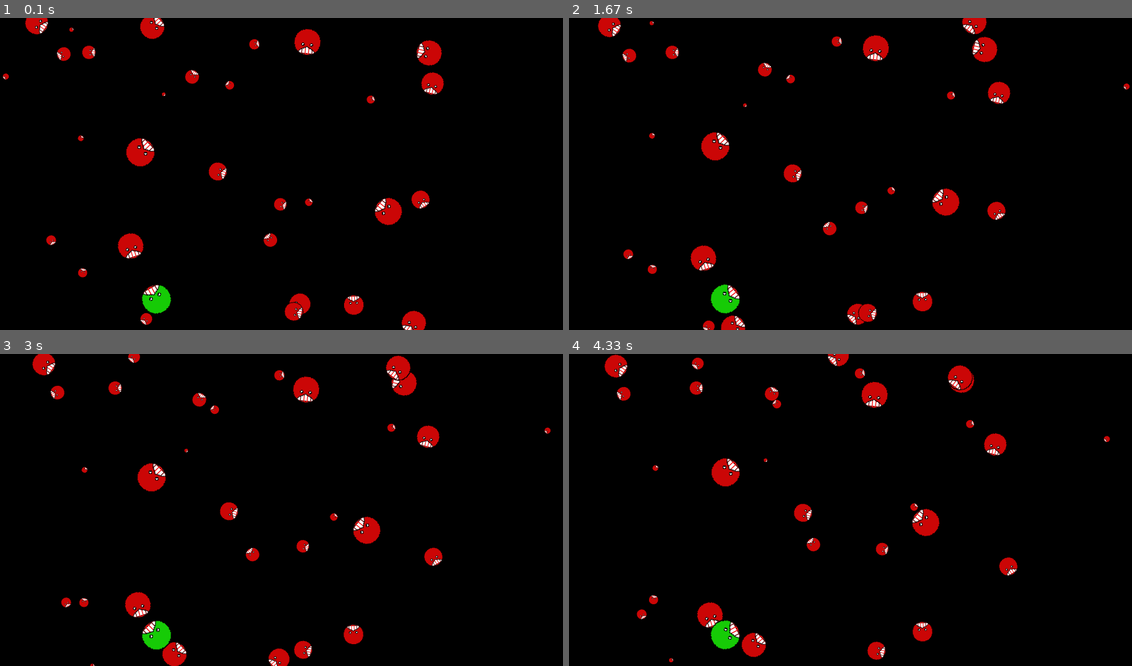
Above: before the commit, frames 1-4 (two rows, left to right).
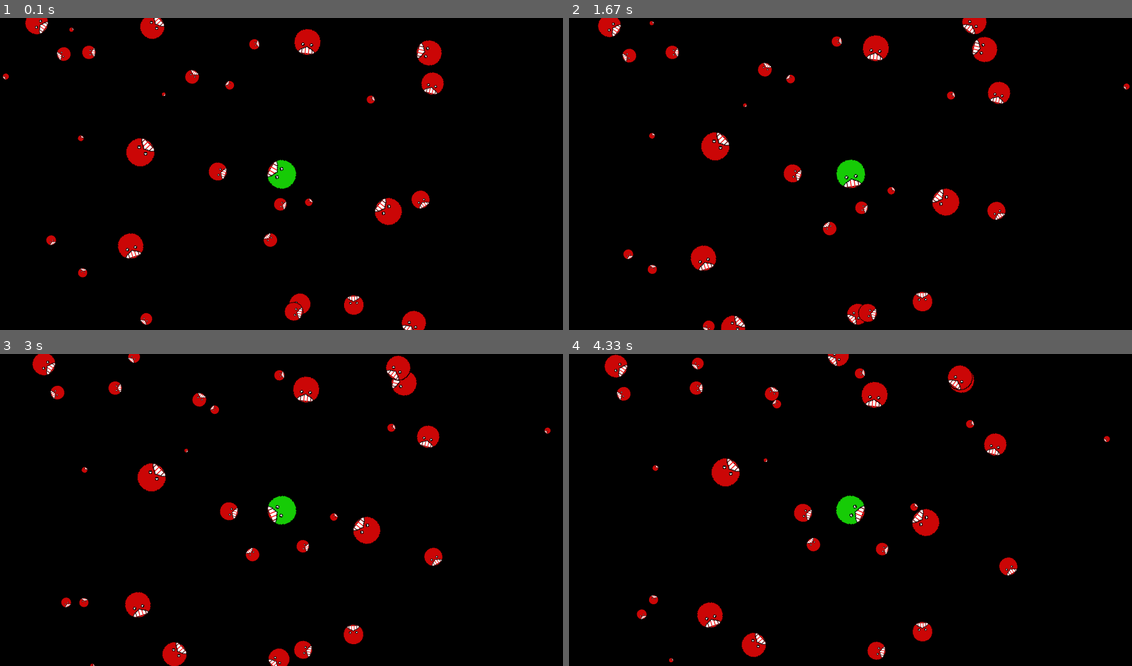
Above: after the commit, the same moments.

Repository: getb1/absorber_game
Game: pygame game, started from src/main.py
The game is run twice, just before and just after one commit, with the same random seed, the same clock (stepped at 60 frames per second) and the same inputs.
Inputs (mouse positions are in pixels of both pictures, inside the frame that each line leads up to):
- Up to frame 1 (0.1 s): no input
- Up to frame 2 (1.67 s): hold Right 0.33-0.8 s; move the mouse to (827, 186) at 0.37 s; hold Up 0.88-1.18 s; move the mouse to (1030, 164) at 0.92 s; hold Right from 1.22 s (still down); move the mouse to (856, 195) at 1.25 s
- Up to frame 3 (3 s): release Right at 1.68 s; hold Left 1.72-2.25 s; move the mouse to (146, 513) at 1.75 s; hold Down 2.28-2.58 s; move the mouse to (337, 578) at 2.32 s; hold Left from 2.62 s (still down); move the mouse to (106, 581) at 2.65 s
- Up to frame 4 (4.33 s): release Left at 3.02 s; hold Up 3.05-3.42 s; move the mouse to (934, 400) at 3.08 s; hold Right 3.45-4.08 s; move the mouse to (1058, 619) at 3.48 s; hold Down from 4.12 s (still down); move the mouse to (918, 538) at 4.15 s

The runs differ from the first frame. In frame 1, 0.7% of the frame differs, in the area x 25-53%, y 45-95%; in frame 2, 0.7%; in frame 3, 0.7%; in frame 4, 0.7%.

Commit message:
Update main.py

Diff:
--- a/src/main.py
+++ b/src/main.py
@@ -49,6 +49,7 @@
     def __init__(self,x,y,image,  size):
         super().__init__(x,y,image, size)
 
+
     def move(self):
         mouse_x = mouseX()
         mouse_y = mouseY()
@@ -80,7 +81,7 @@
 for i in range(30):
     enemies.append(Creature(random.randint(0,SCREEN_SIZE_W),random.randint(0,SCREEN_SIZE_H), "Image_Files/sprite_0.png", random.randint(10,100)))
 
-player = Player(500,900,"Image_Files/sprite_4.png",100)
+player = Player(900,500,"Image_Files/sprite_4.png",100)
 
 while True:
     for e in enemies:
